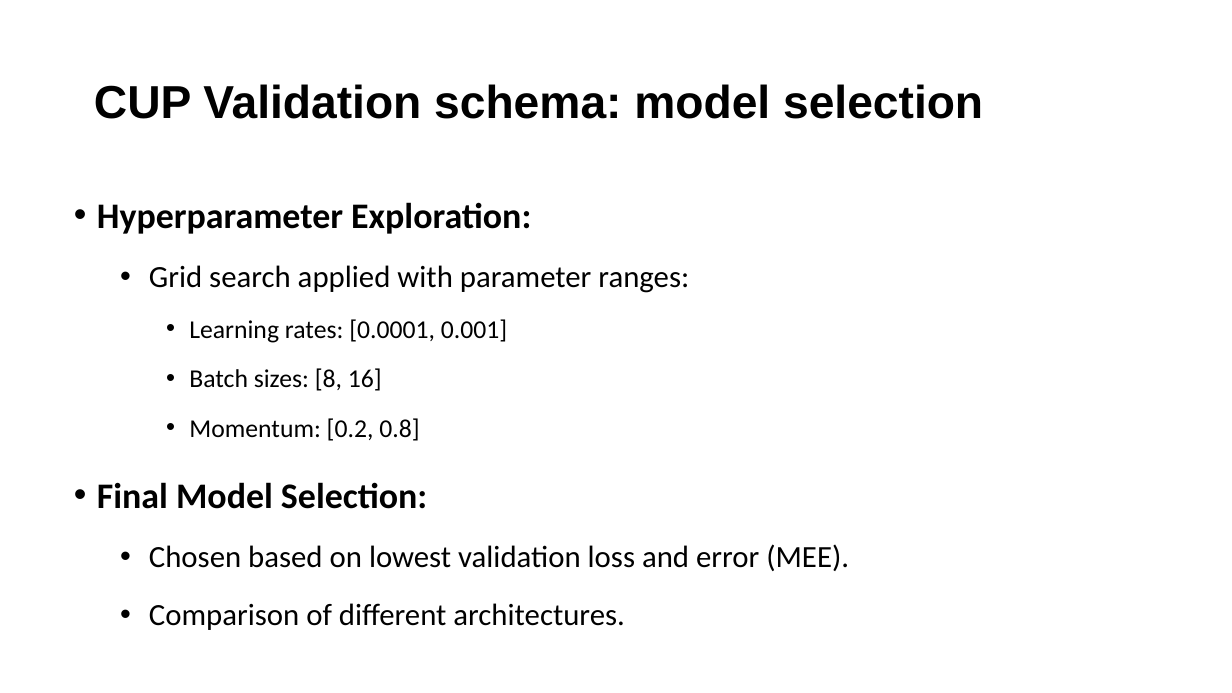
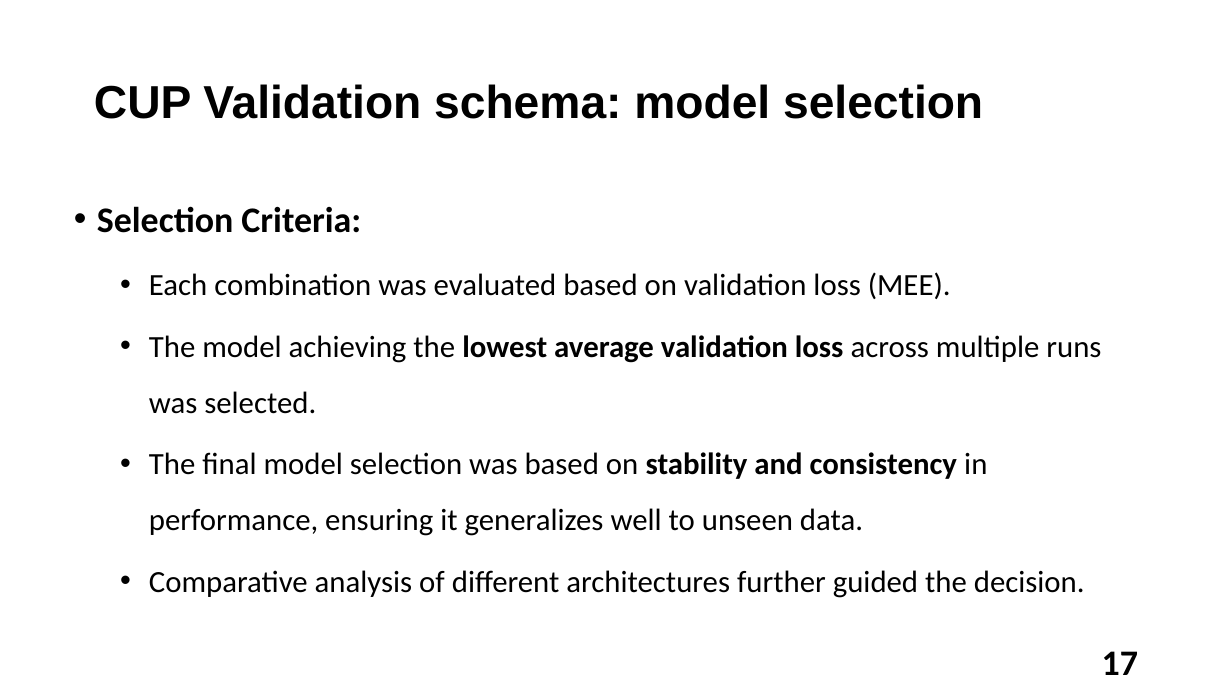
Before and after one commit to Tsion-Ketema/Machine_learning_project_2024, a slide deck: slide 17 of report_slide.pptx (slide 14 before the commit). Drawn at 1232x693 pixels with LibreOffice and Linux fonts; fonts in the diff are those of the drawing. Boxes give left, top, right and bottom in pixels: in the first picture for what was removed or moved away, otherwise in the second. Text is boxed around its words. In the diff, an @@ line names an element or a change of style, - is before the commit and + after.

```diff
--- a/report_slide.pptx
+++ b/report_slide.pptx
@@ text at (97,206,1101,598): text changed @@
-• Hyperparameter Exploration:
-  • Grid search applied with parameter ranges:
-    • Learning rates: [0.0001, 0.001]
-    • Batch sizes: [8, 16]
-    • Momentum: [0.2, 0.8]
-• Final Model Selection:
-  • Chosen based on lowest validation loss and error (MEE).
-  • Comparison of different architectures.
+• Selection Criteria:
+  • Each combination was evaluated based on validation loss (MEE).
+  • The model achieving the lowest average validation loss across multiple runs was selected.
+  • The final model selection was based on stability and consistency in performance, ensuring it generalizes well to unseen data.
+  • Comparative analysis of different architectures further guided the decision.
@@ page number added at (1102,651,1138,675), 28 pt, text #000000, bold @@
+17
```
Also in this commit, not shown: 9 other slides changed, 17 slides added, 10 slides removed, 23 other files.
